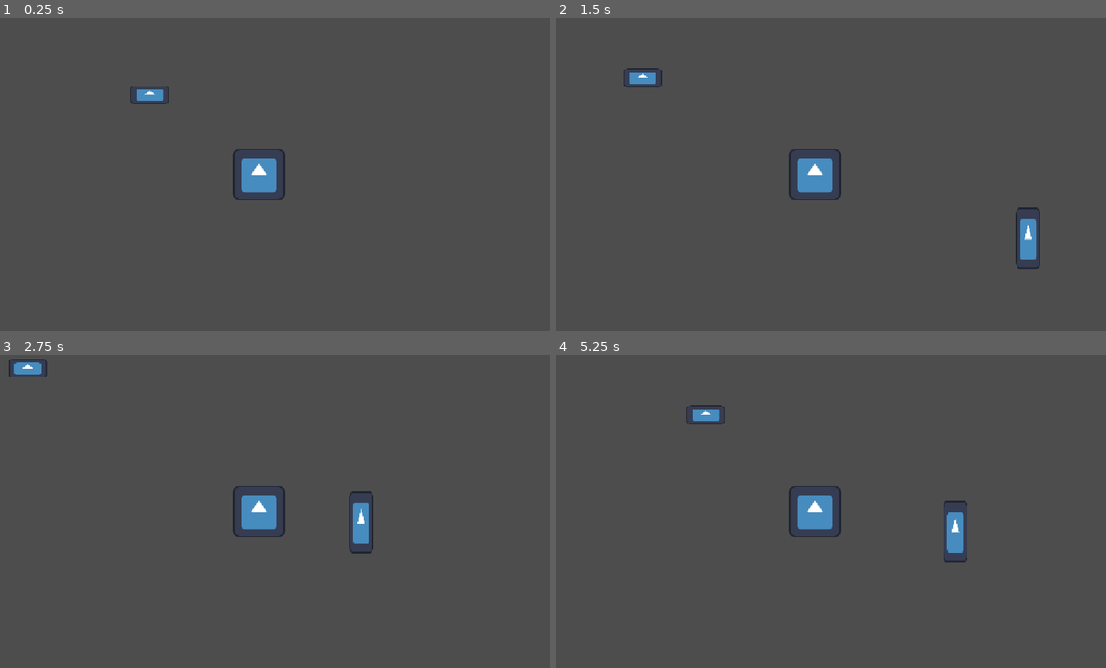
Above: before the commit, frames 1-4 (two rows, left to right).
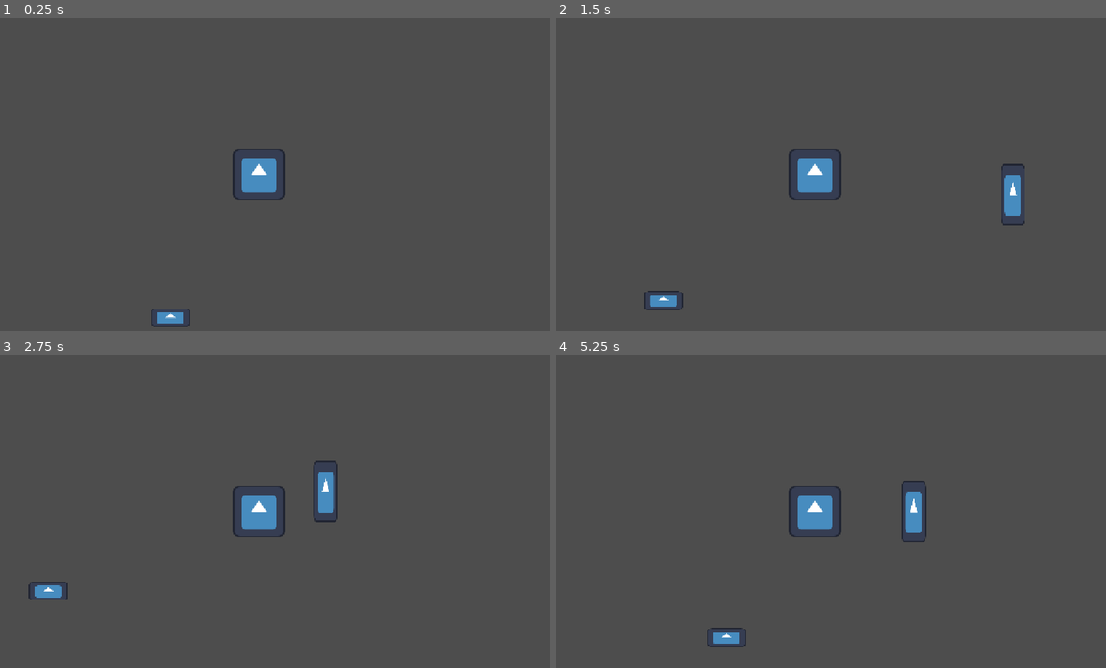
Above: after the commit, the same moments.

Repository: KxtR-27/CS414_SaveTheIdiot
Game: Godot game, scene res://main.tscn
Two runs of this game, one before a commit and one after it. Both use one fixed random seed, a clock stepped at 60 frames per second and the inputs below. The engine's default icon, where the game draws it, is replaced by a stand-in: a white triangle on a blue panel in a dark square.
Inputs:
- Up to frame 1 (0.25 s): no input
- Up to frame 2 (1.5 s): tap Enter at 0.5 s; hold D (move_right) 0.53-1.28 s; tap Q (ability_1) at 0.6 s; hold S (move_down) from 1.28 s (still down); tap E (ability_2) at 1.35 s
- Up to frame 3 (2.75 s): release S (move_down) at 2.03 s; hold D (move_right) from 2.03 s (still down); tap Q (ability_1) at 2.1 s
- Up to frame 4 (5.25 s): release D (move_right) at 2.78 s; hold W (move_up) 2.78-3.53 s; tap E (ability_2) at 2.85, 4.35 s; hold A (move_left) 3.53-5.03 s; tap Q (ability_1) at 3.6, 5.1 s; hold S (move_down) from 5.03 s (still down)

The runs differ from the first frame. In frame 1, 0.4% of the frame differs, in the area x 23-35%, y 21-99%; in frame 2, 1.5%; in frame 3, 1.5%, in the area x 1-68%, y 1-79%; in frame 4, 1.5%.

Commit message:
Reduce opacity of BaseEnemy scan area shape

Diff:
--- a/godot/components/base_enemy/base_enemy.tscn
+++ b/godot/components/base_enemy/base_enemy.tscn
@@ -34,7 +34,8 @@
 [node name="TargetScanShape" type="CollisionShape2D" parent="TargetScanArea" unique_id=2054265119]
 scale = Vector2(15.916666, 15.916666)
 shape = SubResource("CircleShape2D_n3d2o")
-debug_color = Color(0, 0.6, 0.69803923, 0.19215687)
+debug_color = Color(0, 0.6, 0.69803923, 0.03137255)
+metadata/_edit_lock_ = true
 
 [connection signal="timeout" from="TargetPollingTimer" to="." method="_on_target_polling_timer_timeout"]
 [connection signal="body_entered" from="TargetScanArea" to="." method="_on_target_scanned"]
--- a/godot/main.tscn
+++ b/godot/main.tscn
@@ -10,8 +10,7 @@
 position = Vector2(216, 158)
 
 [node name="BaseEnemy" parent="." unique_id=1599695685 instance=ExtResource("3_h2yge")]
-position = Vector2(881, 356)
-speed = 5000.0
-switch_targets_when_new_target_scanned = false
+position = Vector2(979, 269)
 
 [node name="Dummy" parent="." unique_id=689230559 instance=ExtResource("3_1bvp3")]
+position = Vector2(41, 441)
